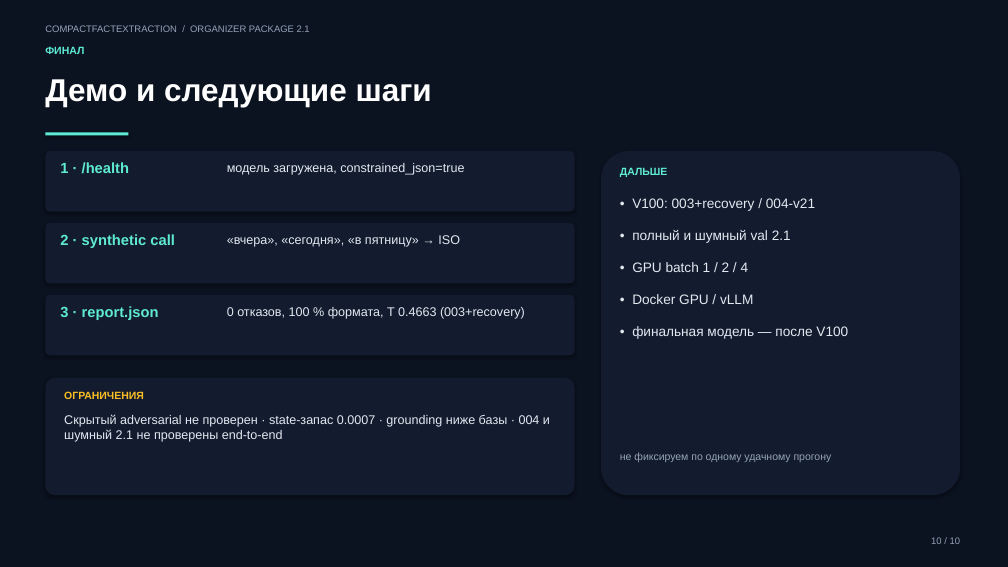
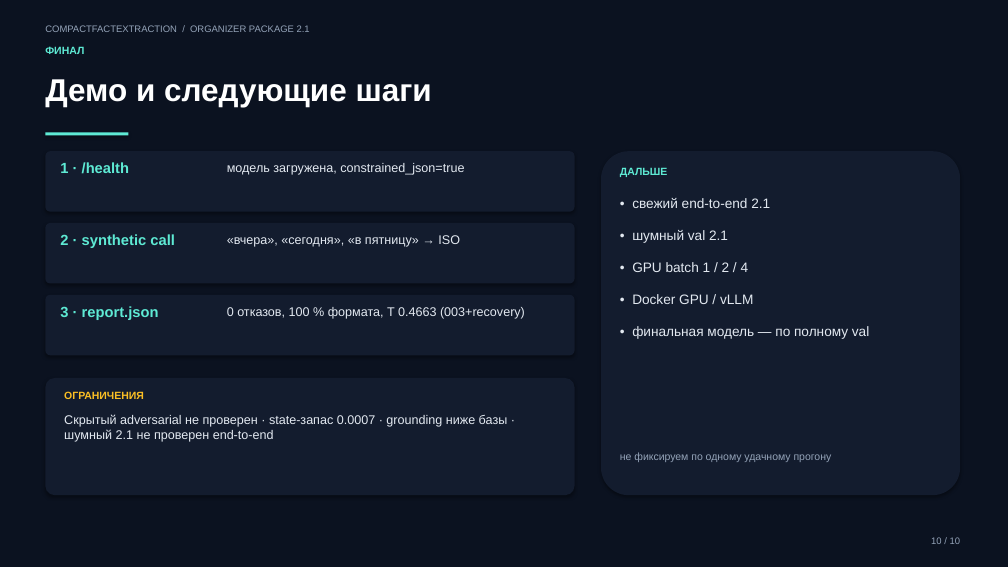
Before and after one commit to s1eelmouse/MWS, a slide deck: slide 10 of docs/defense-deck.pptx. Drawn at 1008x567 pixels with LibreOffice and Linux fonts; fonts in the diff are those of the drawing. Boxes give left, top, right and bottom in pixels: in the first picture for what was removed or moved away, otherwise in the second. Text is boxed around its words. In the diff, an @@ line names an element or a change of style, - is before the commit and + after.

```diff
--- a/docs/defense-deck.pptx
+++ b/docs/defense-deck.pptx
@@ text at [632, 198, 770, 243]: text changed @@
-• V100: 003+recovery / 004-v21
-• полный и шумный val 2.1
+• свежий end-to-end 2.1
+• шумный val 2.1
@@ text at [632, 326, 869, 339]: text changed @@
-• финальная модель — после V100
+• финальная модель — по полному val
@@ text at [64, 414, 508, 442]: text changed @@
-Скрытый adversarial не проверен · state-запас 0.0007 · grounding ниже базы · 004 и шумный 2.1 не проверены end-to-end
+Скрытый adversarial не проверен · state-запас 0.0007 · grounding ниже базы · шумный 2.1 не проверен end-to-end
```
Also in this commit, not shown: 1 other slide changed, 18 other files.
